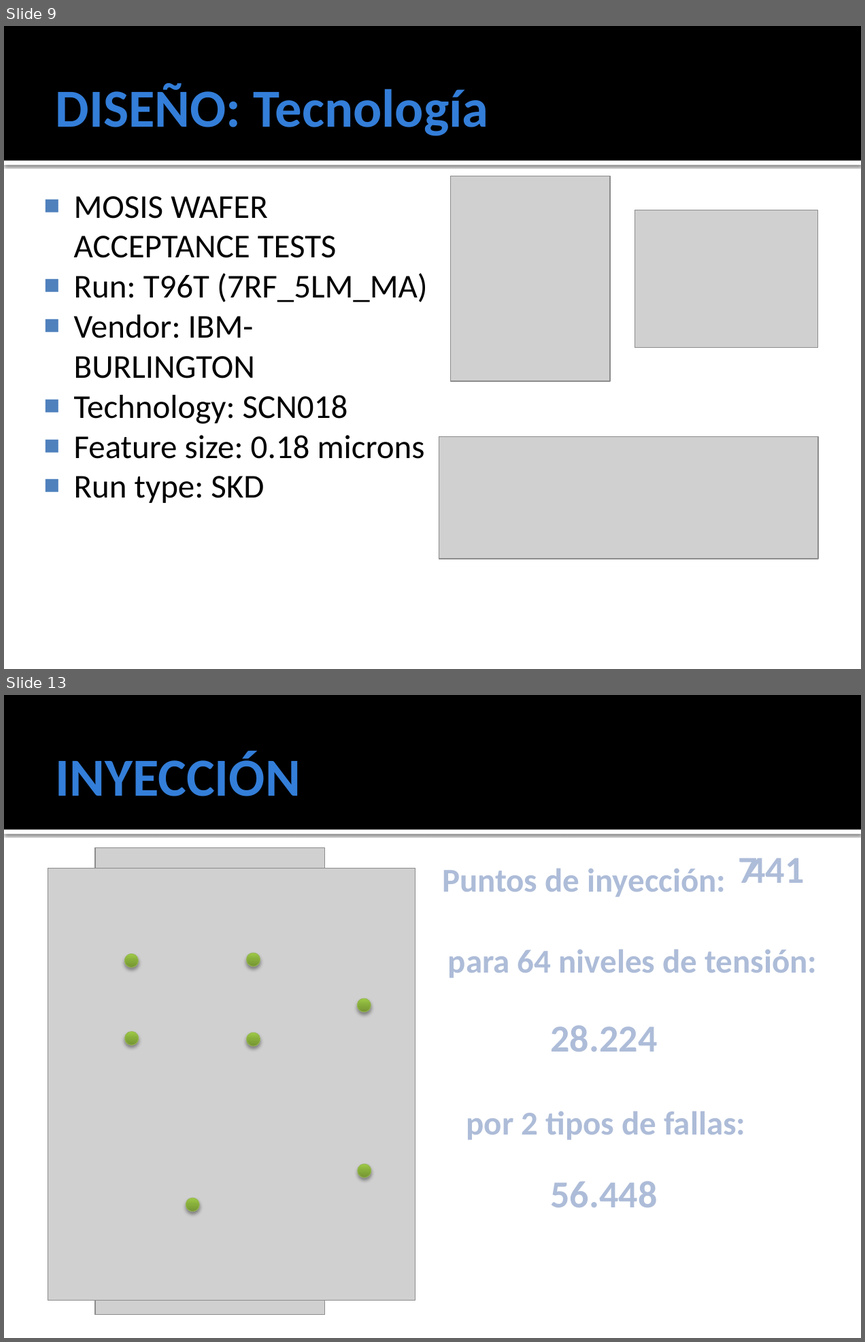
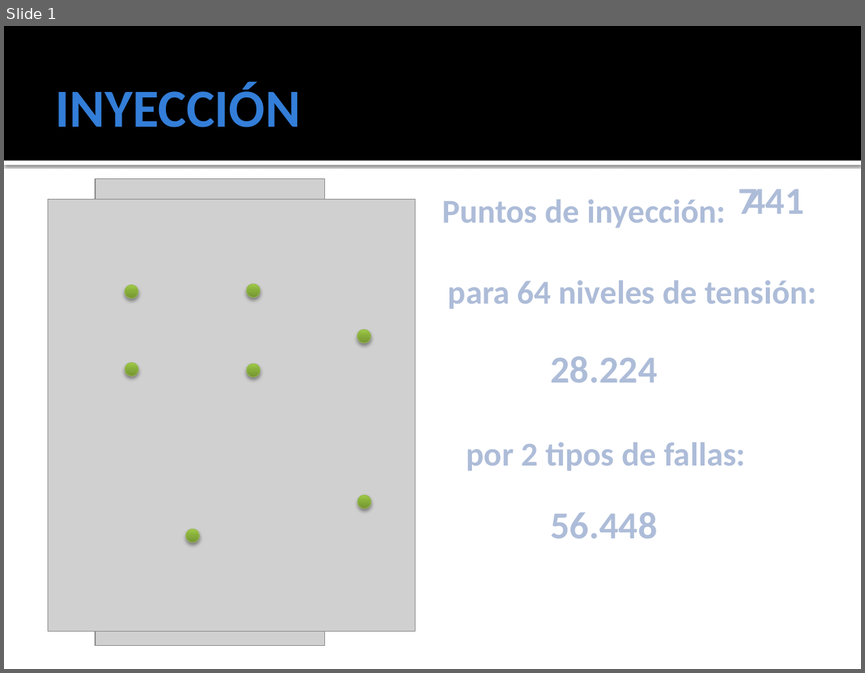
Before and after one commit to ginotkj/fiocs, a slide deck: Documentation/Documentacion/PRESENTACION_FACU.pptx. Shown one above the other, each under a label of ours: slides 9 and 13 before the commit, slide 1 after it; the slides between them are not shown. The pictures are 865x1342 and 865x673 pixels, drawn with LibreOffice and Linux fonts; fonts in the diff are those of the drawing; grey boxes stand for pictures. Boxes give left, top, right and bottom in pixels: in the first picture for what was removed or moved away, otherwise in the second. Text is boxed around its words. In the diff, an @@ line names an element or a change of style, - is before the commit and + after.

```diff
--- a/Documentation/Documentacion/PRESENTACION_FACU.pptx
+++ b/Documentation/Documentacion/PRESENTACION_FACU.pptx
@@ slide 9 removed at [4, 26, 861, 669], background #FFFFFF; not listed: 2 template elements that a slide beside it also shows @@
@@ title removed at [56, 83, 488, 136] @@
-DISEÑO: Tecnología
@@ picture removed at [450, 176, 610, 381] @@
@@ text removed at [74, 196, 428, 503] @@
-■ MOSIS WAFER ACCEPTANCE TESTS
-■ Run: T96T (7RF_5LM_MA)
-■ Vendor: IBM-BURLINGTON
-■ Technology: SCN018
-■ Feature size: 0.18 microns
-■ Run type: SKD
@@ picture removed at [634, 210, 818, 347] @@
@@ picture removed at [439, 437, 818, 559] @@
@@ what was slide 13 is now slide 1 @@
```
Also in this commit, not shown: 1 slide changed, 1 slide added, 12 other slides removed, 8 other files.
